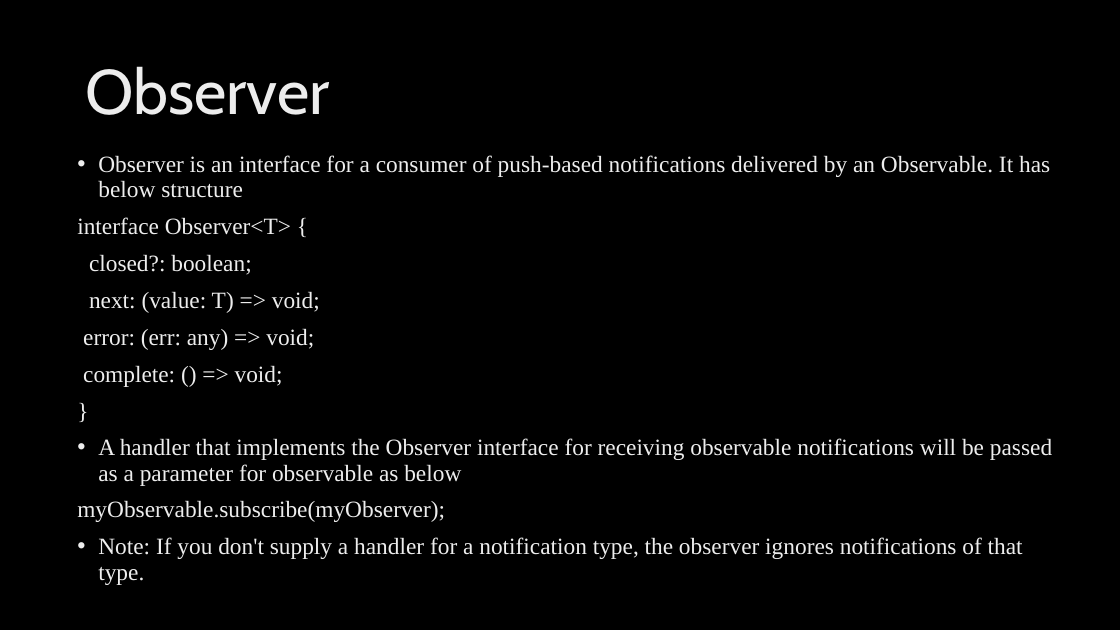
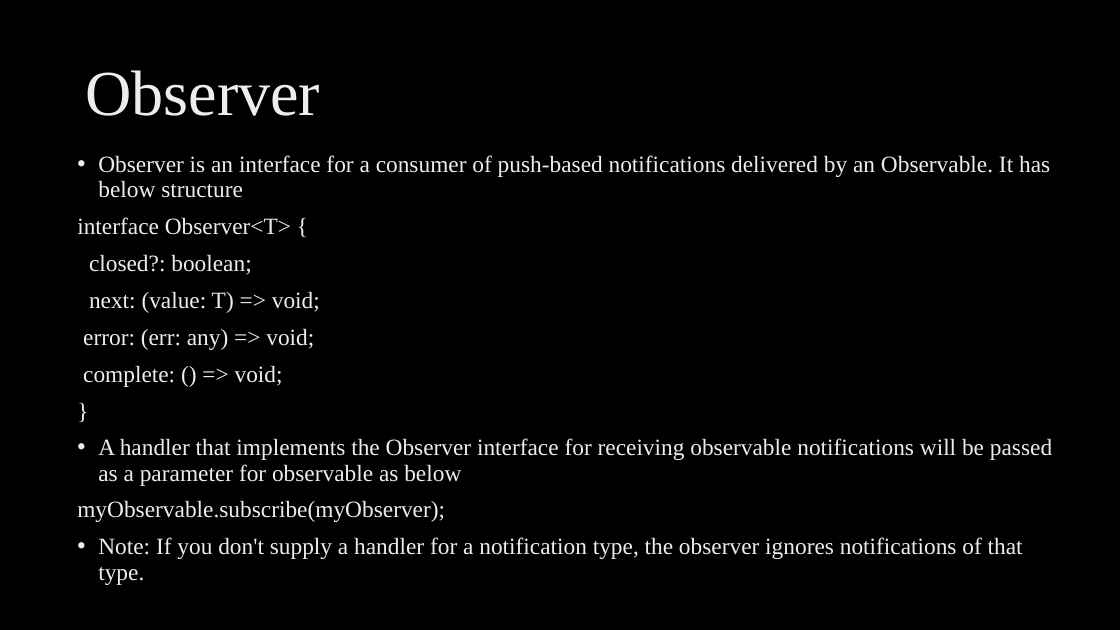
Before and after one commit to ngohungphuc/Presentation, a slide deck: slide 4 of RXJS Make it easy/RXJS Make it easy.pptx. Drawn at 1120x630 pixels with LibreOffice and Linux fonts; fonts in the diff are those of the drawing; background and template pictures are left out. Boxes give left, top, right and bottom in pixels: in the first picture for what was removed or moved away, otherwise in the second. Text is boxed around its words. In the diff, an @@ line names an element or a change of style, - is before the commit and + after.

```diff
--- a/RXJS Make it easy/RXJS Make it easy.pptx
+++ b/RXJS Make it easy/RXJS Make it easy.pptx
@@ title "Observer" at bbox=[85, 70, 320, 116]: size 54 to 55 pt, font Cabin to Times New Roman @@
```
Also in this commit, not shown: 10 other slides changed, 4 slides added.
